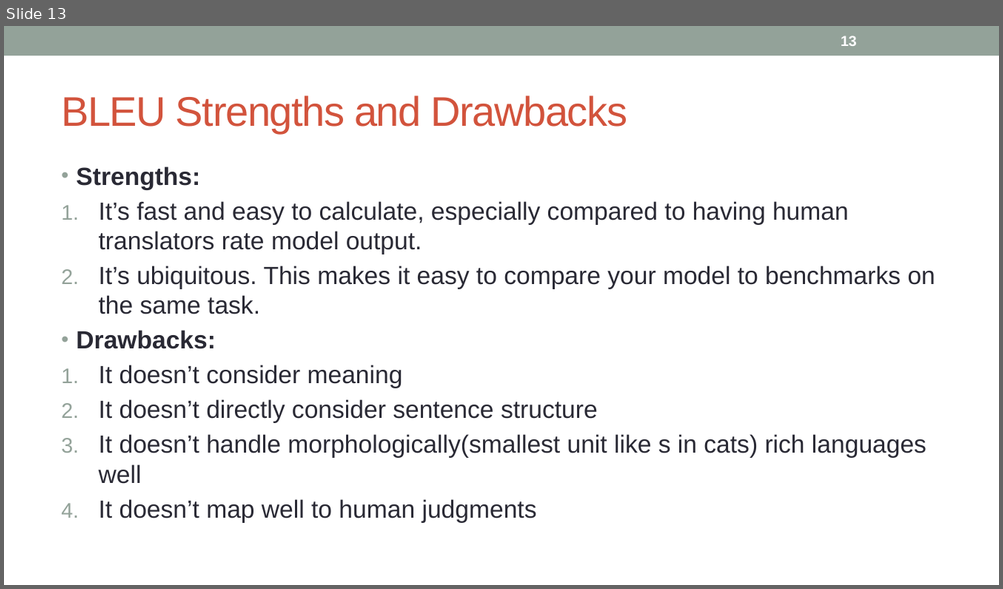
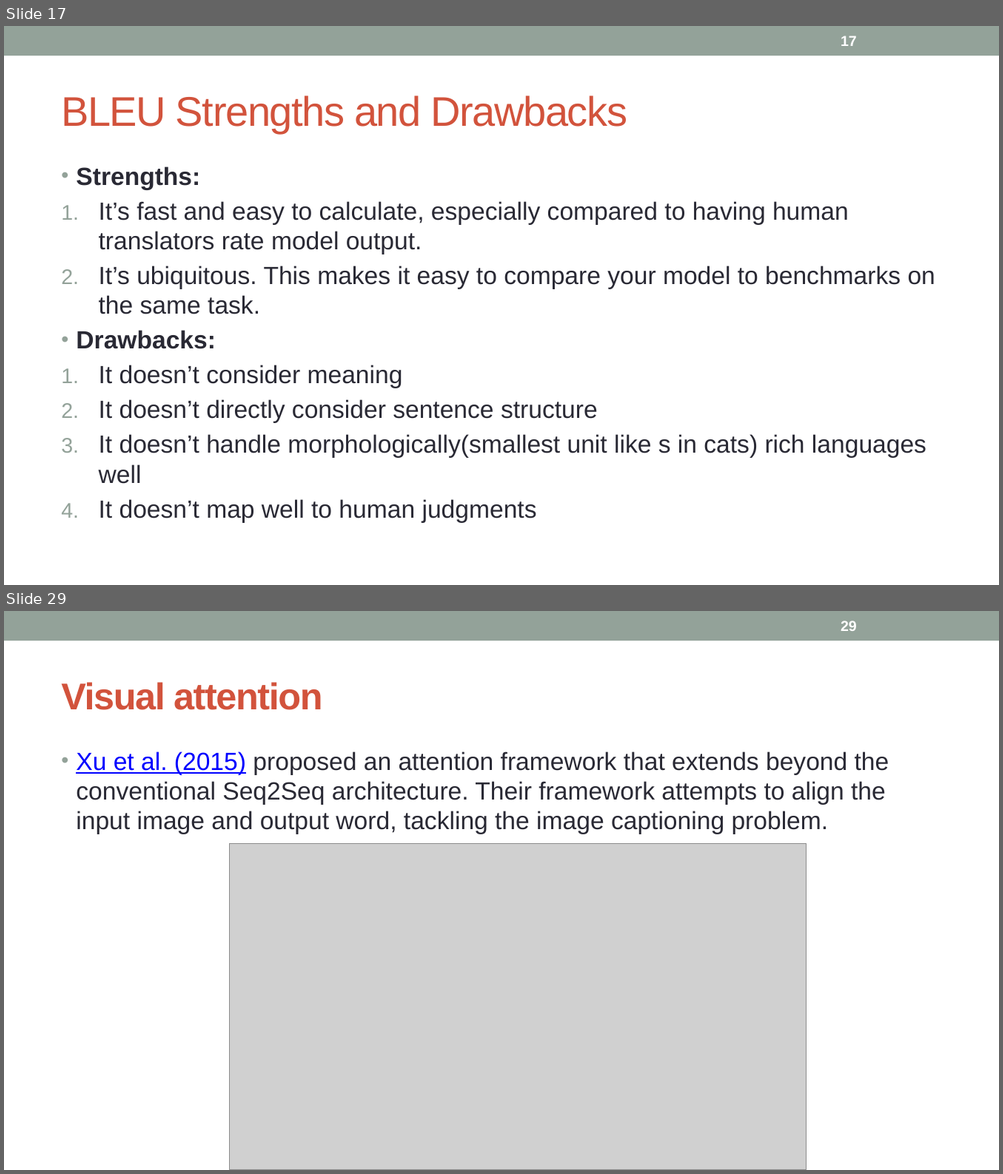
Before and after one commit to nidhiaro/PythonAssignment, a slide deck: 28. Translation.pptx. Shown one above the other, each under a label of ours: slide 13 before the commit, slides 17 and 29 after it; the slides between them are not shown. The pictures are 1003x589 and 1003x1174 pixels, drawn with LibreOffice and Linux fonts; fonts in the diff are those of the drawing; grey boxes stand for pictures. Boxes give left, top, right and bottom in pixels: in the first picture for what was removed or moved away, otherwise in the second. Text is boxed around its words. In the diff, an @@ line names an element or a change of style, - is before the commit and + after.

```diff
--- a/28. Translation.pptx
+++ b/28. Translation.pptx
@@ slide 29 added at box(4, 611, 999, 1170), background #FFFFFF; not listed: 1 template element that a slide beside it also shows @@
@@ page number added at box(840, 621, 856, 631), 14 pt, text #FFFFFF, bold @@
+29
@@ title added at box(61, 682, 323, 710), 36 pt, text #D2533C, bold @@
+Visual attention
@@ text added at box(76, 752, 889, 834), 24 pt, text #292934 @@
+• Xu et al. (2015) proposed an attention framework that extends beyond the conventional Seq2Seq architecture. Their framework attempts to align the input image and output word, tackling the image captioning problem.
@@ picture added at box(229, 844, 805, 1170) @@
@@ what was slide 13 is now slide 17 @@
@@ page number at box(840, 36, 856, 46): text changed @@
-13
+17
```
Also in this commit, not shown: 1 slide changed, 16 other slides added.
